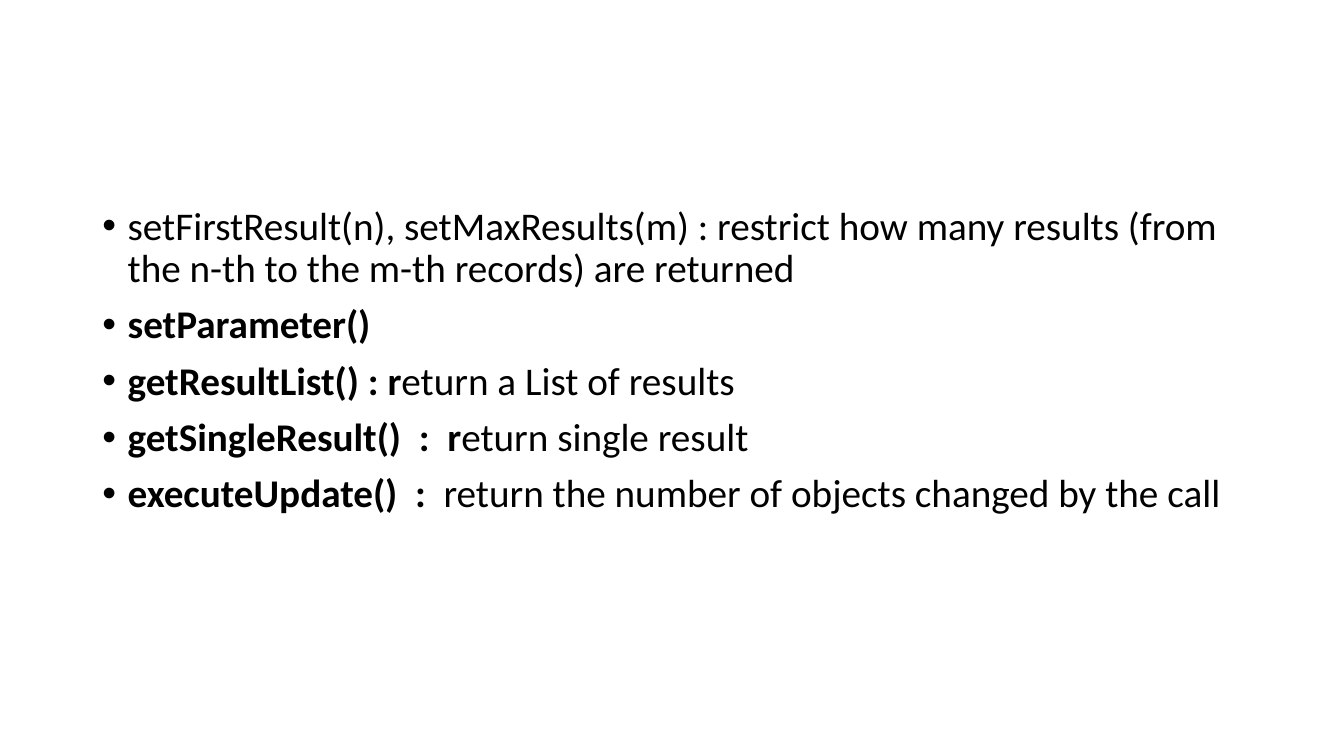
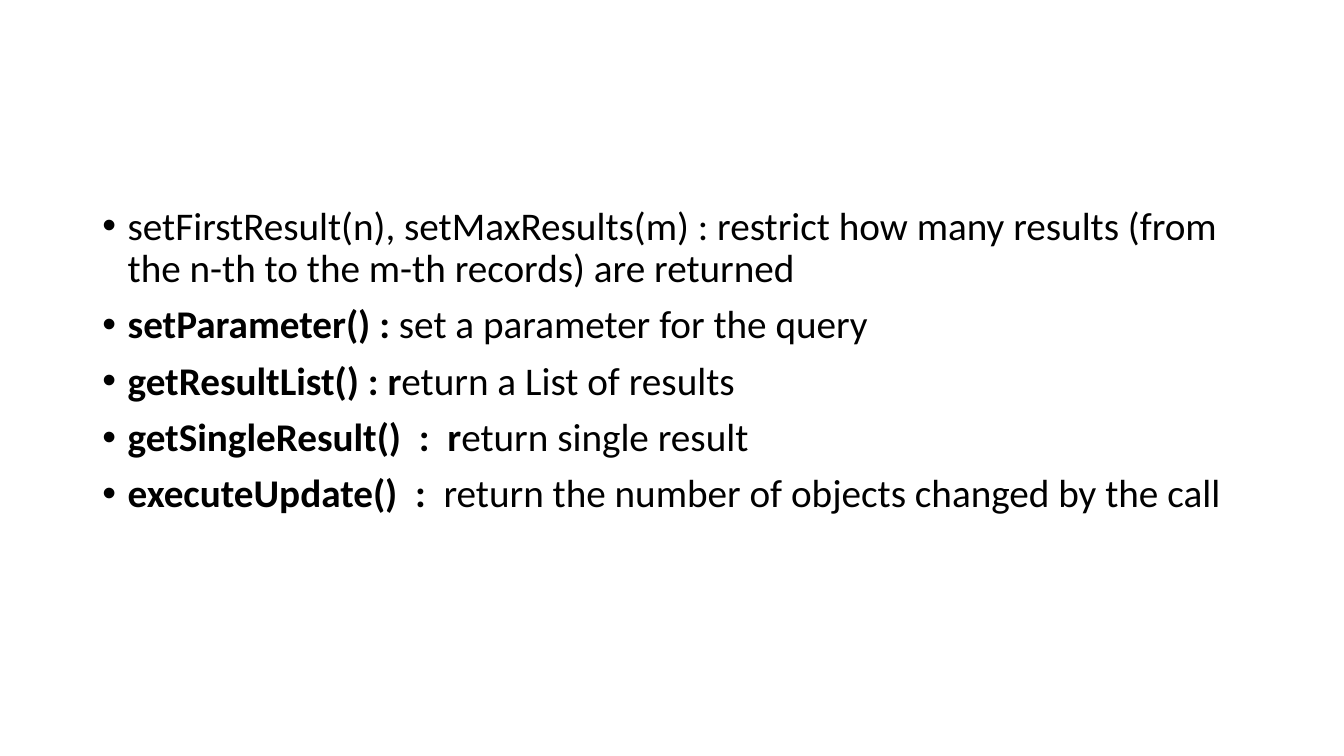
Before and after one commit to lawren43/mytest-repo, a slide deck: slide 15 of test-springmvc/doc/2.JPA Programming.pptx (slide 17 before the commit). Drawn at 1344x756 pixels with LibreOffice and Linux fonts; fonts in the diff are those of the drawing. Boxes give left, top, right and bottom in pixels: in the first picture for what was removed or moved away, otherwise in the second. Text is boxed around its words. In the diff, an @@ line names an element or a change of style, - is before the commit and + after.

```diff
--- a/test-springmvc/doc/2.JPA Programming.pptx
+++ b/test-springmvc/doc/2.JPA Programming.pptx
@@ text at [128,309,868,345]: text changed; bold off @@
-• setParameter()
+• setParameter() : set a parameter for the query
```
Also in this commit, not shown: 5 other slides changed, 5 slides added, 5 slides removed, 8 other files.
